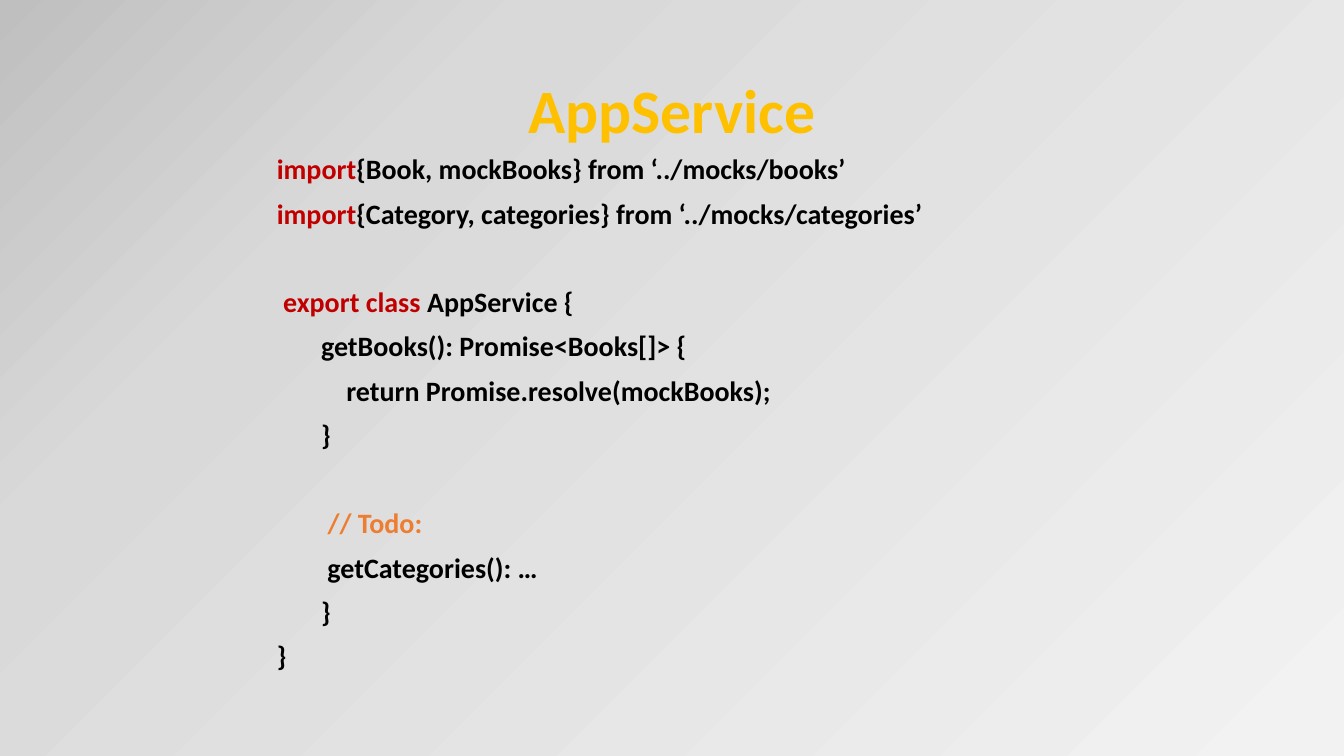
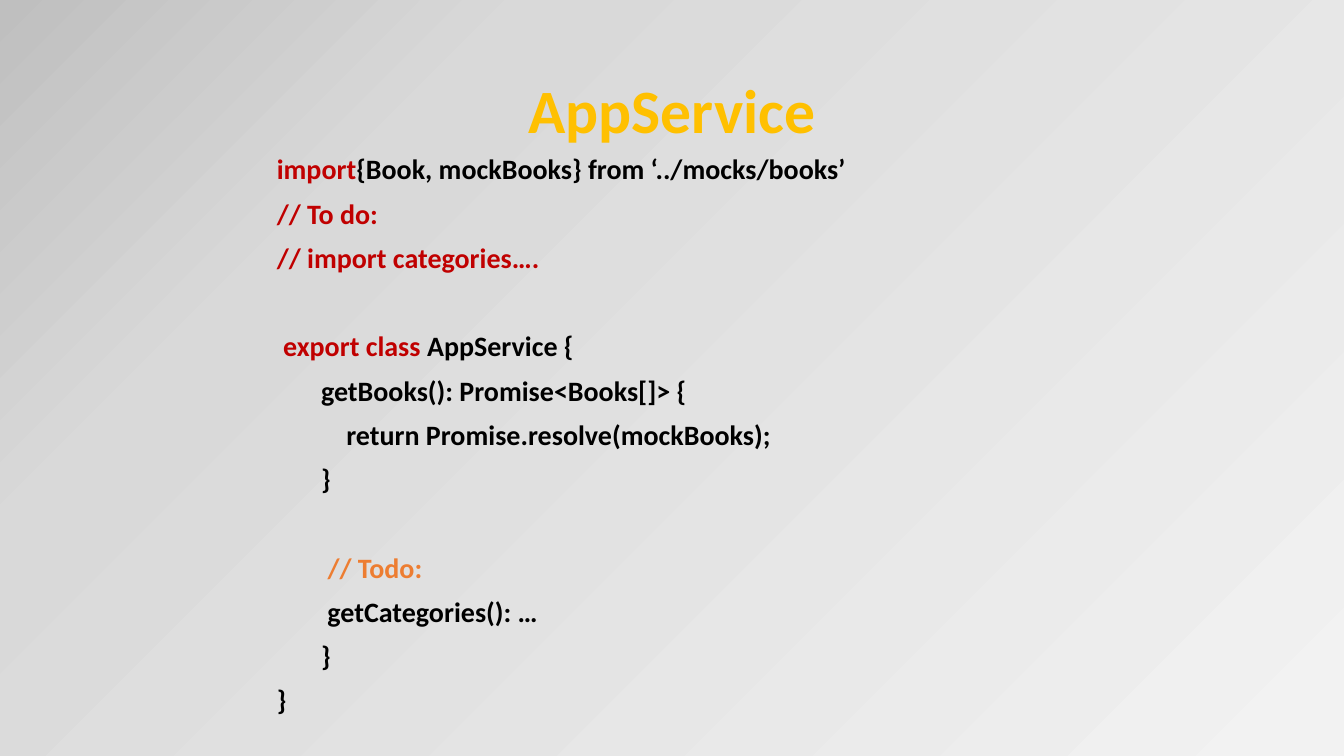
Before and after one commit to OrdinaNederland/hackjam-angular, a slide deck: slide 34 of Angular2.pptx. Drawn at 1344x756 pixels with LibreOffice and Linux fonts; fonts in the diff are those of the drawing. Boxes give left, top, right and bottom in pixels: in the first picture for what was removed or moved away, otherwise in the second. Text is boxed around its words. In the diff, an @@ line names an element or a change of style, - is before the commit and + after.

```diff
--- a/Angular2.pptx
+++ b/Angular2.pptx
@@ text at box(307, 204, 539, 273): text changed; text colour #000000 to #C00000 @@
-import{Category, categories} from ‘../mocks/categories’
+// To do:
+// import categories….
```
Also in this commit, not shown: 11 other slides changed, 2 slides added, 1 other file.
